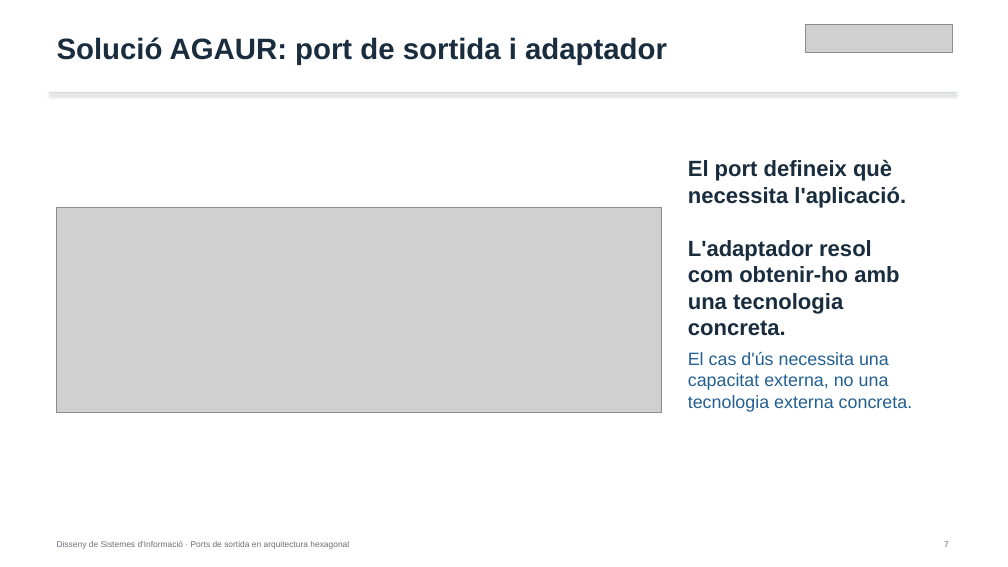
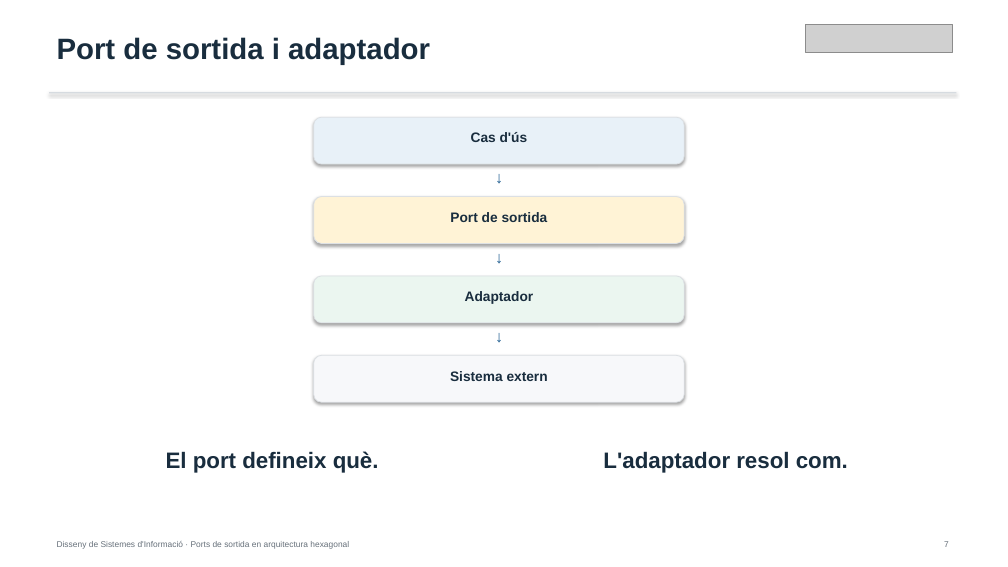
Before and after one commit to alfredorueda/HexaStock, a slide deck: slide 8 of doc/presentations/defensa-placa-permanent-dsi-ports-sortida-hexagonal/output/defensa-dsi-ports-sortida-hexagonal.pptx (slide 7 before the commit). Drawn at 1008x567 pixels with LibreOffice and Linux fonts; fonts in the diff are those of the drawing; grey boxes stand for pictures. Boxes give left, top, right and bottom in pixels: in the first picture for what was removed or moved away, otherwise in the second. Text is boxed around its words. In the diff, an @@ line names an element or a change of style, - is before the commit and + after.

```diff
--- a/doc/presentations/defensa-placa-permanent-dsi-ports-sortida-hexagonal/output/defensa-dsi-ports-sortida-hexagonal.pptx
+++ b/doc/presentations/defensa-placa-permanent-dsi-ports-sortida-hexagonal/output/defensa-dsi-ports-sortida-hexagonal.pptx
@@ text at box(57, 37, 430, 65): text changed @@
-Solució AGAUR: port de sortida i adaptador
+Port de sortida i adaptador
@@ rounded rectangle added at box(314, 117, 684, 164), fill #E8F1F8, outline #DCE0E4 0.75 pt @@
@@ text added at box(471, 132, 528, 142), 13.1 pt, text #192D3E, bold @@
+Cas d'ús
@@ text added at box(488, 164, 510, 188), 15.4 pt, text #236092, bold @@
+↓
@@ text removed at box(688, 159, 906, 314) @@
-El port defineix què necessita l'aplicació.
-L'adaptador resol com obtenir-ho amb una tecnologia concreta.
@@ picture removed at box(57, 208, 662, 413) @@
@@ rounded rectangle added at box(314, 197, 684, 243), fill #FFF3D6, outline #DCE0E4 0.75 pt @@
@@ text added at box(450, 212, 548, 222), 13.1 pt, text #192D3E, bold @@
+Port de sortida
@@ text added at box(488, 243, 510, 268), 15.4 pt, text #236092, bold @@
+↓
@@ rounded rectangle added at box(314, 276, 684, 323), fill #EBF6F0, outline #DCE0E4 0.75 pt @@
@@ text added at box(465, 291, 534, 304), 13.1 pt, text #192D3E, bold @@
+Adaptador
@@ text added at box(488, 323, 510, 347), 15.4 pt, text #236092, bold @@
+↓
@@ rounded rectangle added at box(314, 355, 684, 402), fill #F7F8FA, outline #DCE0E4 0.75 pt @@
@@ text removed at box(688, 352, 912, 412) @@
-El cas d'ús necessita una capacitat externa, no una tecnologia externa concreta.
@@ text added at box(450, 371, 548, 381), 13.1 pt, text #192D3E, bold @@
+Sistema extern
@@ text added at box(166, 451, 379, 473), 21.3 pt, text #192D3E, bold @@
+El port defineix què.
@@ text added at box(603, 451, 848, 473), 21.3 pt, text #192D3E, bold @@
+L'adaptador resol com.
```
Also in this commit, not shown: 10 other slides changed, 3 slides added, 12 other files.
